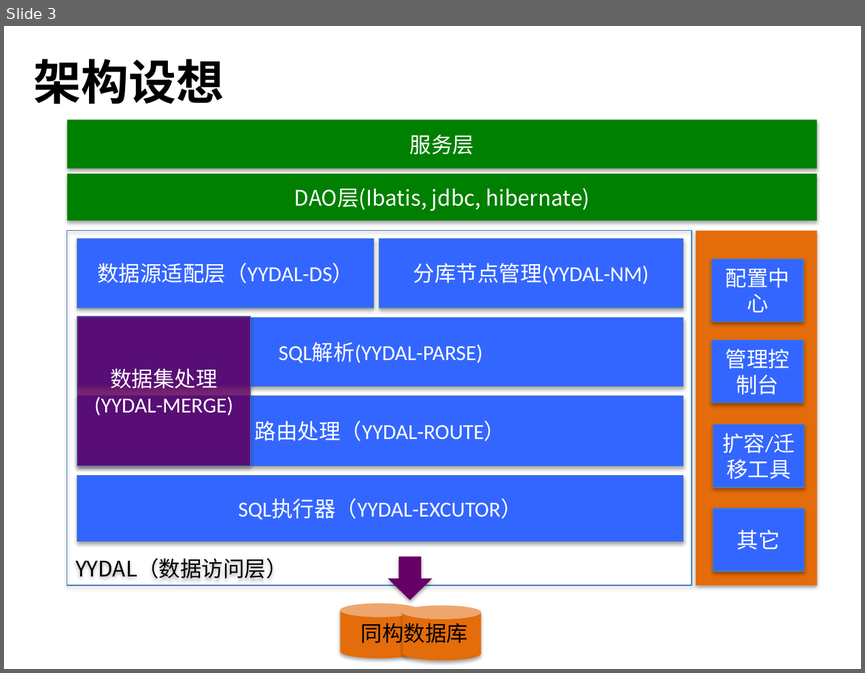
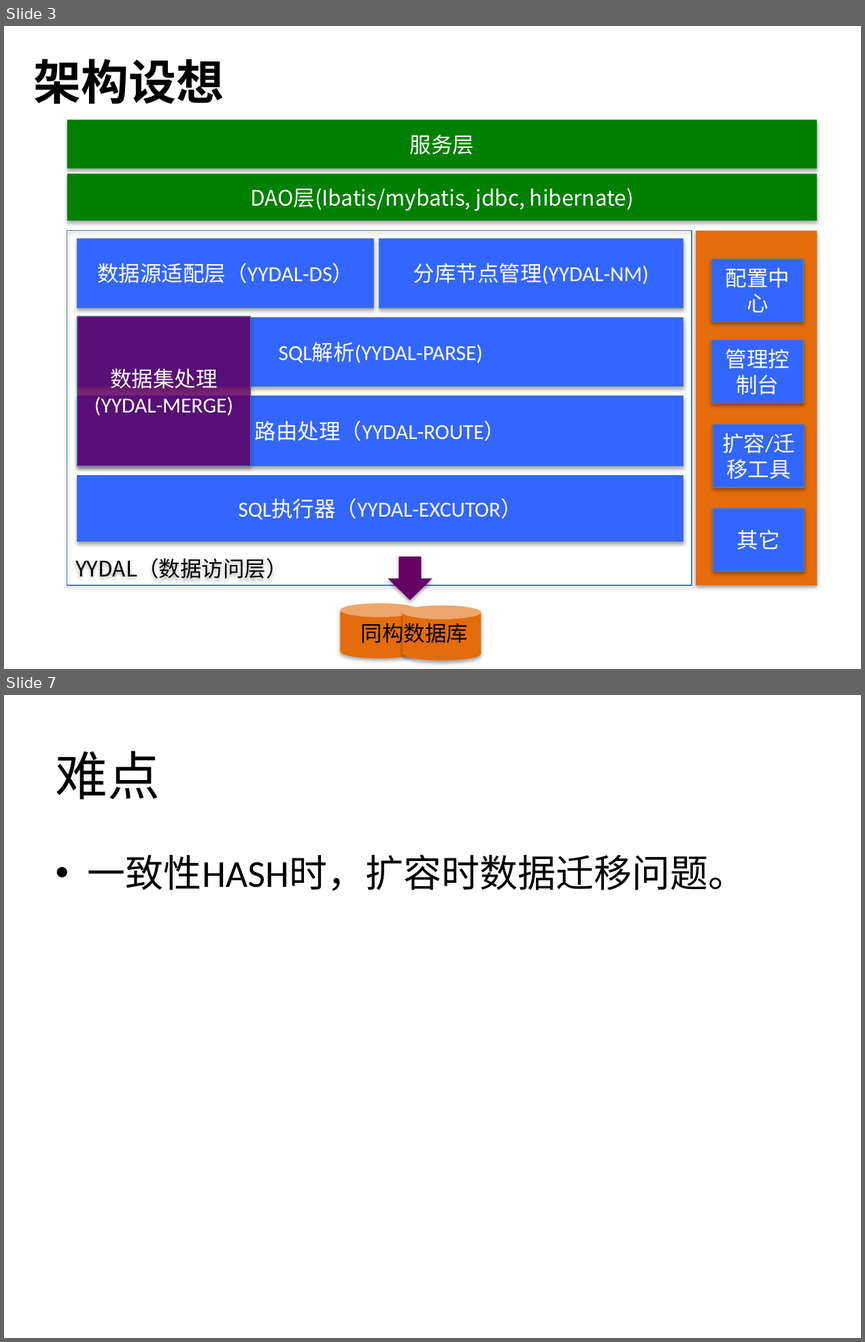
Before and after one commit to zl2006/yy-document, a slide deck: 分布式数据库设计（YYDAL）.pptx. Shown one above the other, each under a label of ours: slide 3 before the commit, slides 3 and 7 after it; the slides between them are not shown. The pictures are 865x673 and 865x1342 pixels, drawn with LibreOffice and Linux fonts; fonts in the diff are those of the drawing. Boxes give left, top, right and bottom in pixels: in the first picture for what was removed or moved away, otherwise in the second. Text is boxed around its words. In the diff, an @@ line names an element or a change of style, - is before the commit and + after.

```diff
--- a/分布式数据库设计（YYDAL）.pptx
+++ b/分布式数据库设计（YYDAL）.pptx
@@ slide 7 added at box(4, 695, 861, 1338), background #FFFFFF @@
@@ title added at box(56, 751, 160, 800), 44 pt, text #000000 @@
+难点
@@ text added at box(88, 854, 747, 891), 32 pt, text #000000 @@
+• 一致性HASH时，扩容时数据迁移问题。
@@ slide 3 changed as well @@
@@ text in rectangle at box(250, 188, 634, 211): text changed @@
-DAO层(Ibatis, jdbc, hibernate)
+DAO层(Ibatis/mybatis, jdbc, hibernate)
```
Also in this commit, not shown: 2 other slides changed, 3 other slides added.
